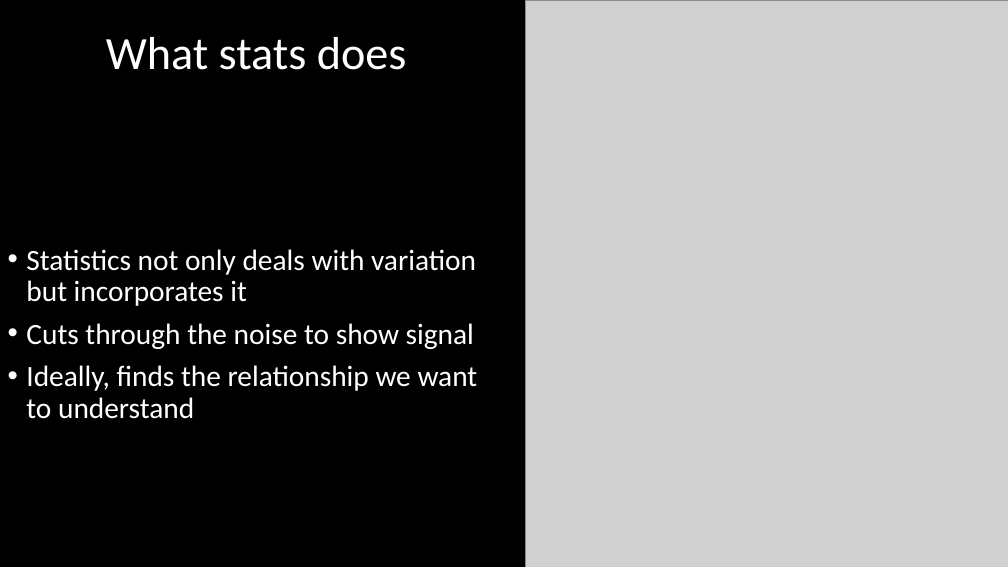
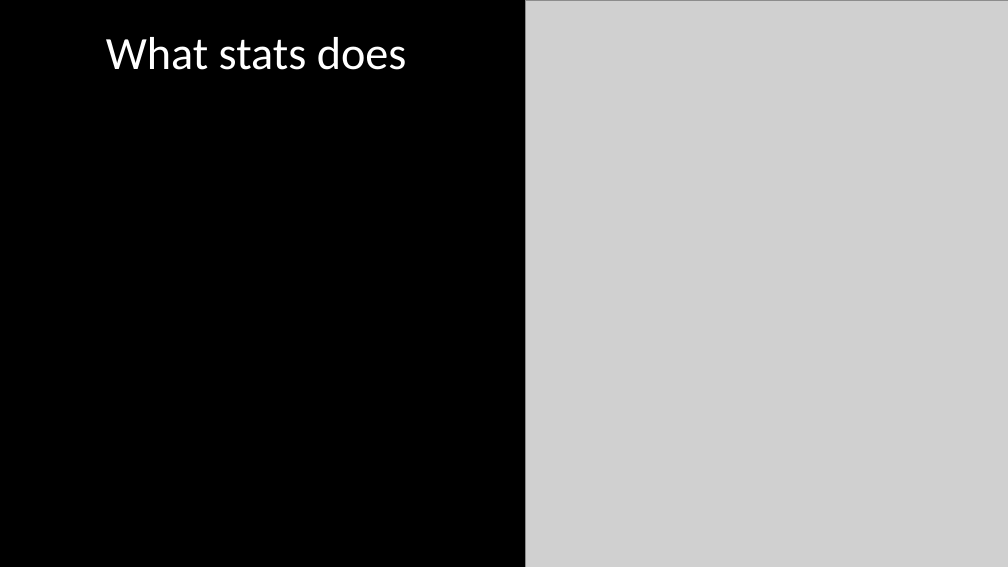
Before and after one commit to DeonRoos/stats-for-biologists, a slide deck: slide 8 of Lecture 2 - lm overview/Slides/Introduction to linear models.pptx (slide 9 before the commit). Drawn at 1008x567 pixels with LibreOffice and Linux fonts; fonts in the diff are those of the drawing; grey boxes stand for pictures. Boxes give left, top, right and bottom in pixels: in the first picture for what was removed or moved away, otherwise in the second. Text is boxed around its words. In the diff, an @@ line names an element or a change of style, - is before the commit and + after.

```diff
--- a/Lecture 2 - lm overview/Slides/Introduction to linear models.pptx
+++ b/Lecture 2 - lm overview/Slides/Introduction to linear models.pptx
@@ text removed at (26, 249, 478, 419) @@
-• Statistics not only deals with variation but incorporates it
-• Cuts through the noise to show signal
-• Ideally, finds the relationship we want to understand
```
Also in this commit, not shown: 6 other slides changed, 2 slides added, 2 slides removed, 17 other files.
